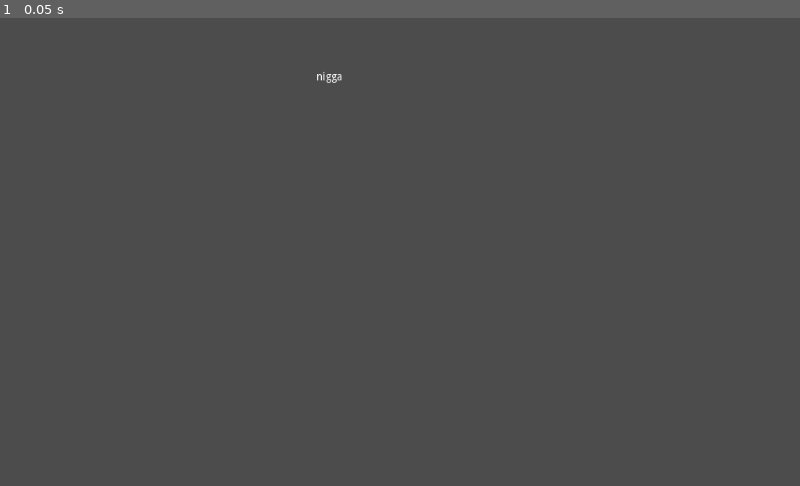
Above: before the commit, frame 1.
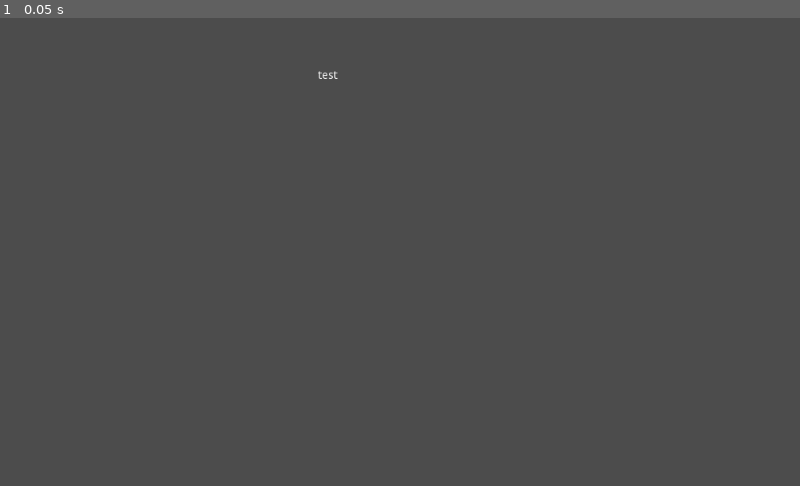
Above: after the commit, the same moment.

Repository: andrijajocic/dyson4x
Game: Godot game, scene res://test.tscn
Two runs of this game, one before a commit and one after it. Both use one fixed random seed, a clock stepped at 60 frames per second and the inputs below.
Inputs:
- Up to frame 1 (0.05 s): no input

The runs differ from the first frame. In frame 1, less than 0.1% of the frame differs, in the area x 39-43%, y 11-14%.

Commit message:
text bad

Diff:
--- a/test.tscn
+++ b/test.tscn
@@ -3,10 +3,10 @@
 [node name="Node2D" type="Node2D"]
 
 [node name="Label" type="Label" parent="."]
-margin_left = -1.0
-margin_top = 0.949982
-margin_right = 844.0
-margin_bottom = 150.95
-text = "nigga"
+margin_left = -1.77377
+margin_top = 0.176193
+margin_right = 843.226
+margin_bottom = 150.176
+text = "test"
 align = 1
 valign = 1
